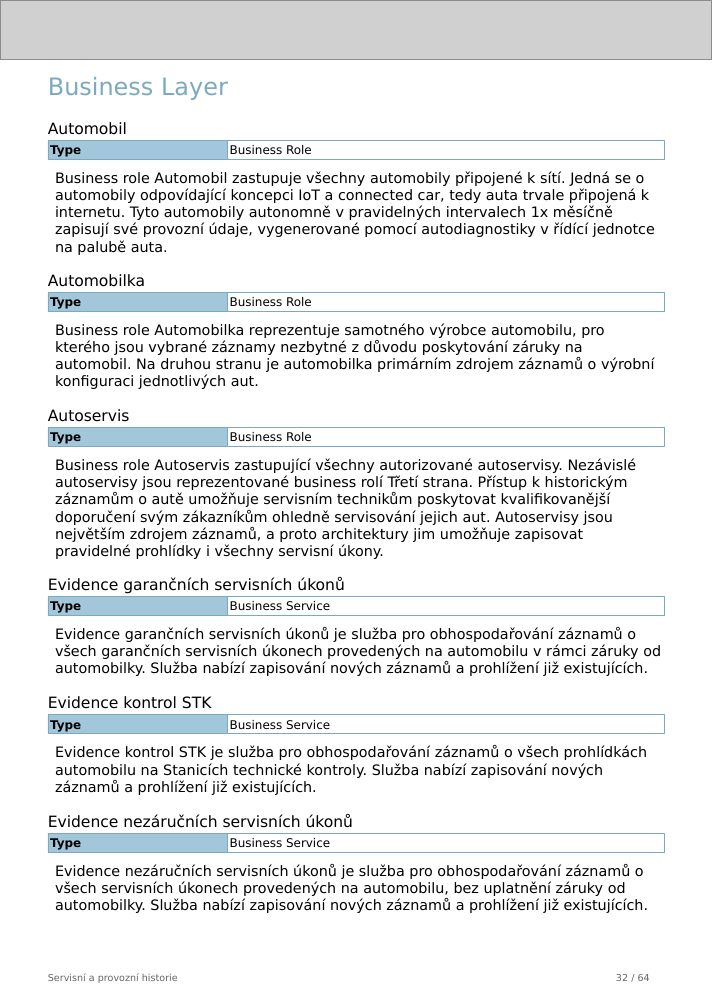
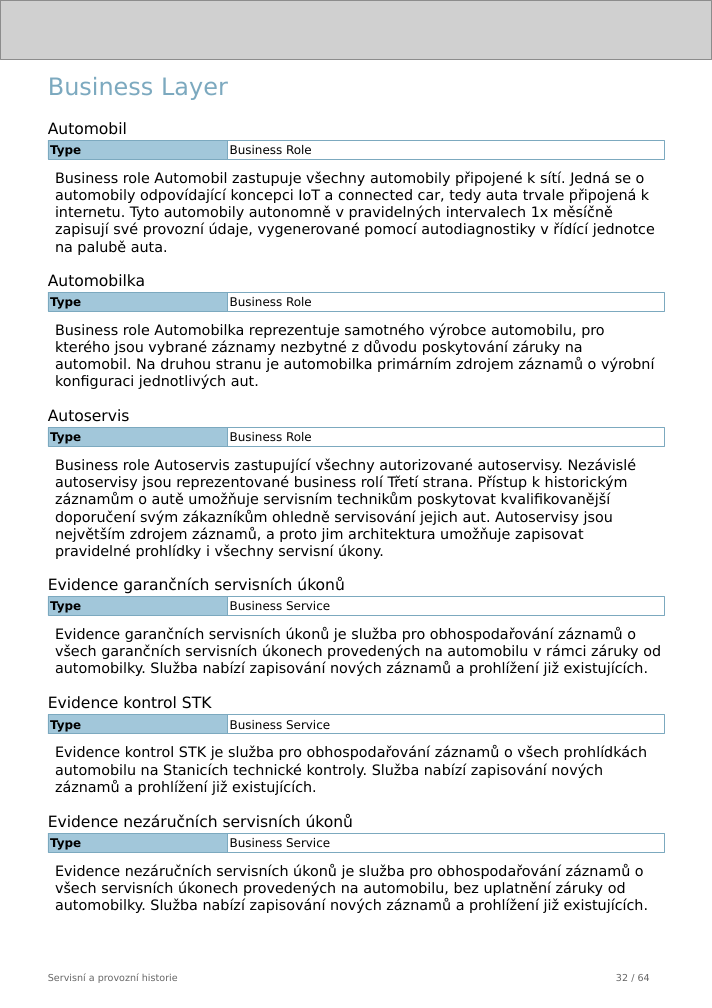
Before and after one commit to friedmannmartin/servisni_a_provozni_historie, a slide deck: slide 32 of report/jasper/servisni_a_provozni_historie.pptx. Drawn at 712x1008 pixels with LibreOffice and Linux fonts; fonts in the diff are those of the drawing; grey boxes stand for pictures. Boxes give left, top, right and bottom in pixels: in the first picture for what was removed or moved away, otherwise in the second. Text is boxed around its words. In the diff, an @@ line names an element or a change of style, - is before the commit and + after.

```diff
--- a/report/jasper/servisni_a_provozni_historie.pptx
+++ b/report/jasper/servisni_a_provozni_historie.pptx
@@ text at [55, 458, 637, 559]: text changed @@
-Business role Autoservis zastupující všechny autorizované autoservisy. Nezávislé autoservisy jsou reprezentované business rolí Třetí strana. Přístup k historickým záznamům o autě umožňuje servisním technikům poskytovat kvalifikovanější doporučení svým zákazníkům ohledně servisování jejich aut. Autoservisy jsou největším zdrojem záznamů, a proto architektury jim umožňuje zapisovat pravidelné prohlídky i všechny servisní úkony.
+Business role Autoservis zastupující všechny autorizované autoservisy. Nezávislé autoservisy jsou reprezentované business rolí Třetí strana. Přístup k historickým záznamům o autě umožňuje servisním technikům poskytovat kvalifikovanější doporučení svým zákazníkům ohledně servisování jejich aut. Autoservisy jsou největším zdrojem záznamů, a proto jim architektura umožňuje zapisovat pravidelné prohlídky i všechny servisní úkony.
```
Also in this commit, not shown: 14 other slides changed, 9 other files.
